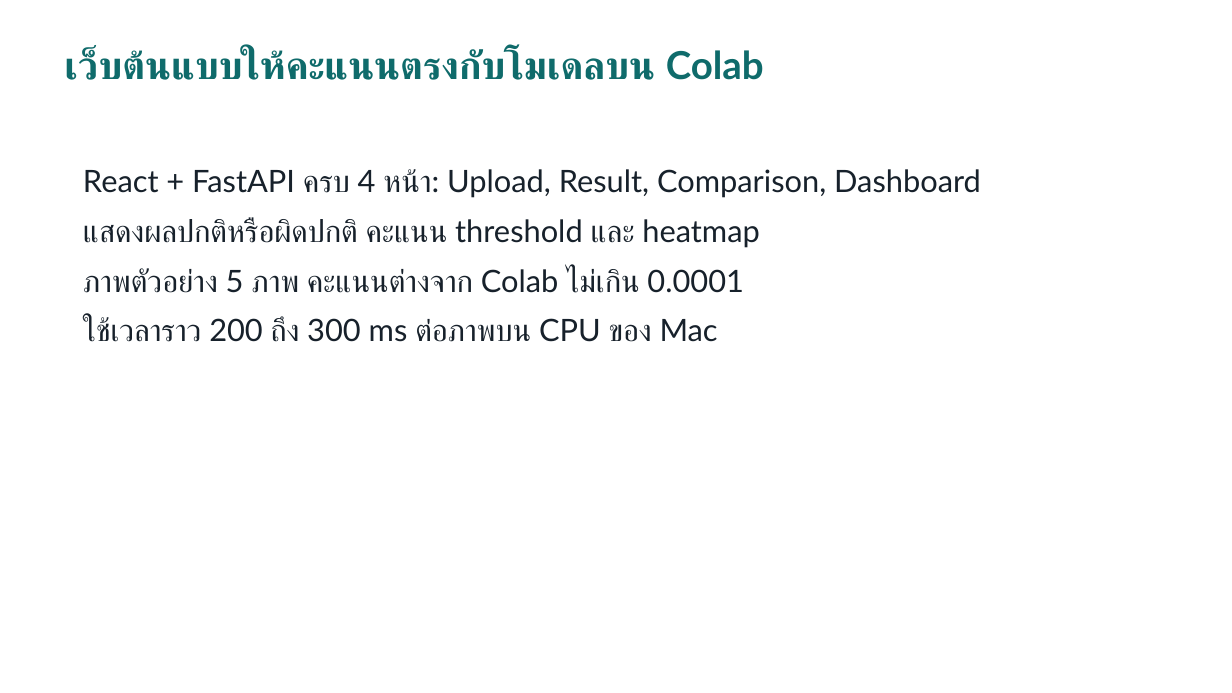
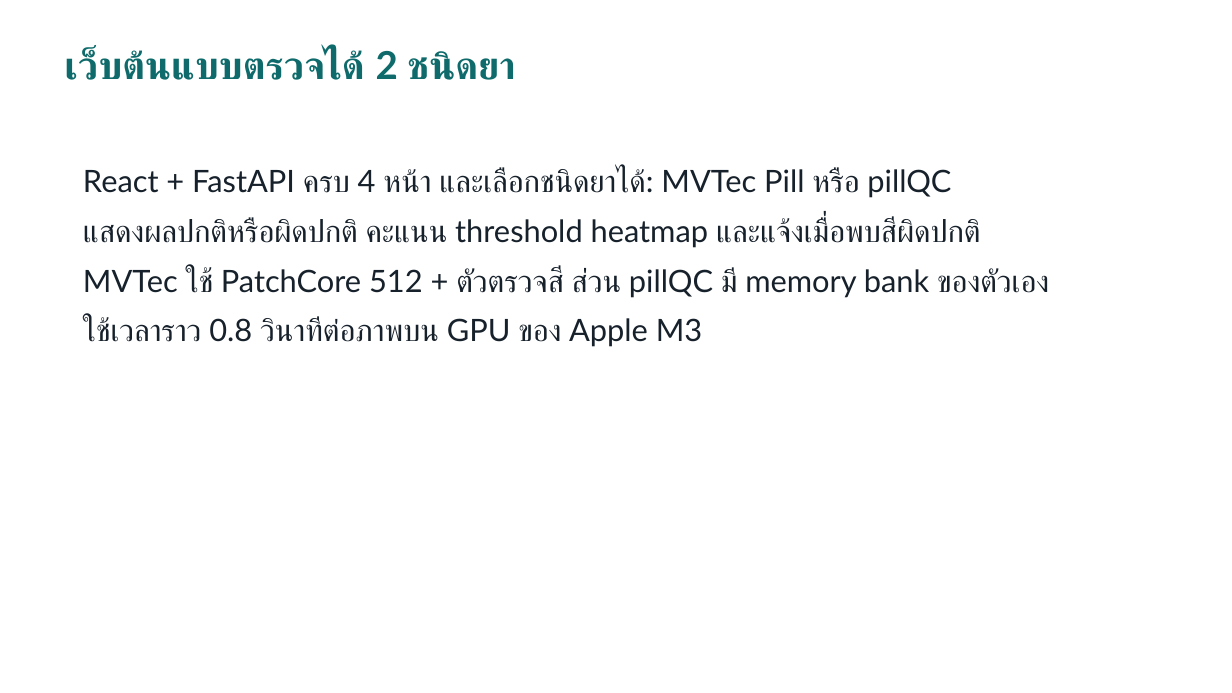
Before and after one commit to BoonyasakR/project-ai-pill, a slide deck: slide 8 of docs/AI_Pill_Anomaly_Detection_Slides.pptx. Drawn at 1232x693 pixels with LibreOffice and Linux fonts; fonts in the diff are those of the drawing. Boxes give left, top, right and bottom in pixels: in the first picture for what was removed or moved away, otherwise in the second. Text is boxed around its words. In the diff, an @@ line names an element or a change of style, - is before the commit and + after.

```diff
--- a/docs/AI_Pill_Anomaly_Detection_Slides.pptx
+++ b/docs/AI_Pill_Anomaly_Detection_Slides.pptx
@@ text at <box>64,49,515,80</box>: text changed @@
-เว็บต้นแบบให้คะแนนตรงกับโมเดลบน Colab
+เว็บต้นแบบตรวจได้ 2 ชนิดยา
@@ text at <box>83,168,1049,347</box>: text changed @@
-React + FastAPI ครบ 4 หน้า: Upload, Result, Comparison, Dashboard
-แสดงผลปกติหรือผิดปกติ คะแนน threshold และ heatmap
-ภาพตัวอย่าง 5 ภาพ คะแนนต่างจาก Colab ไม่เกิน 0.0001
-ใช้เวลาราว 200 ถึง 300 ms ต่อภาพบน CPU ของ Mac
+React + FastAPI ครบ 4 หน้า และเลือกชนิดยาได้: MVTec Pill หรือ pillQC
+แสดงผลปกติหรือผิดปกติ คะแนน threshold heatmap และแจ้งเมื่อพบสีผิดปกติ
+MVTec ใช้ PatchCore 512 + ตัวตรวจสี ส่วน pillQC มี memory bank ของตัวเอง
+ใช้เวลาราว 0.8 วินาทีต่อภาพบน GPU ของ Apple M3
```
Also in this commit, not shown: 2 other slides changed, 2 slides added, 6 other files.
